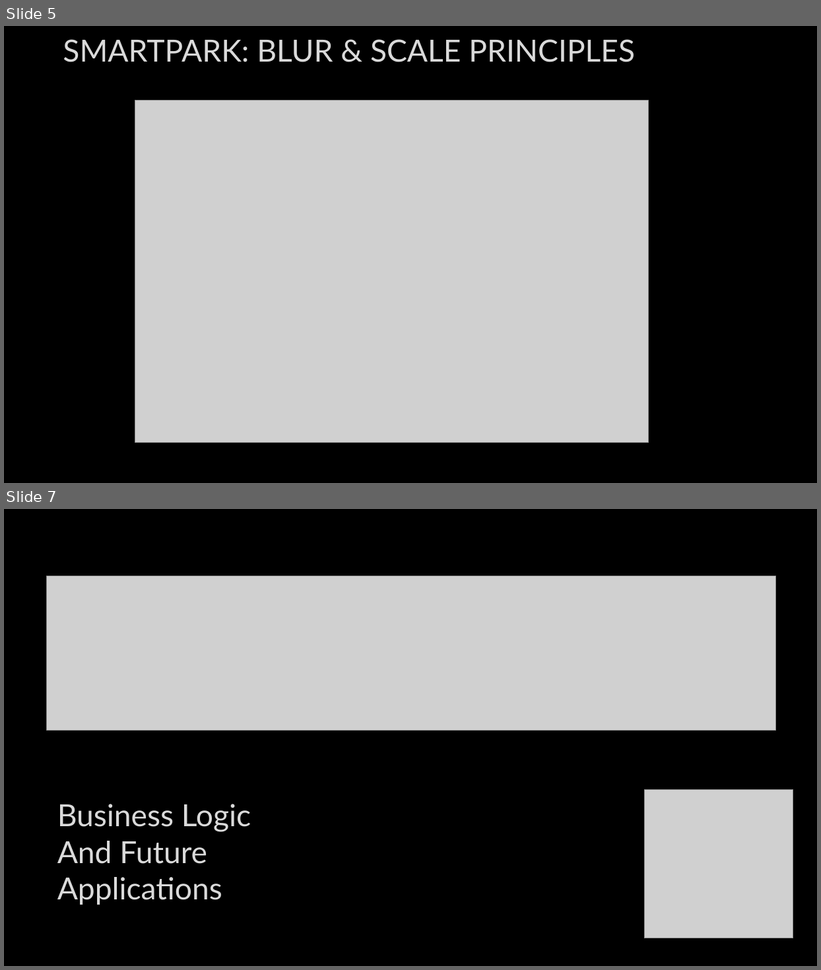
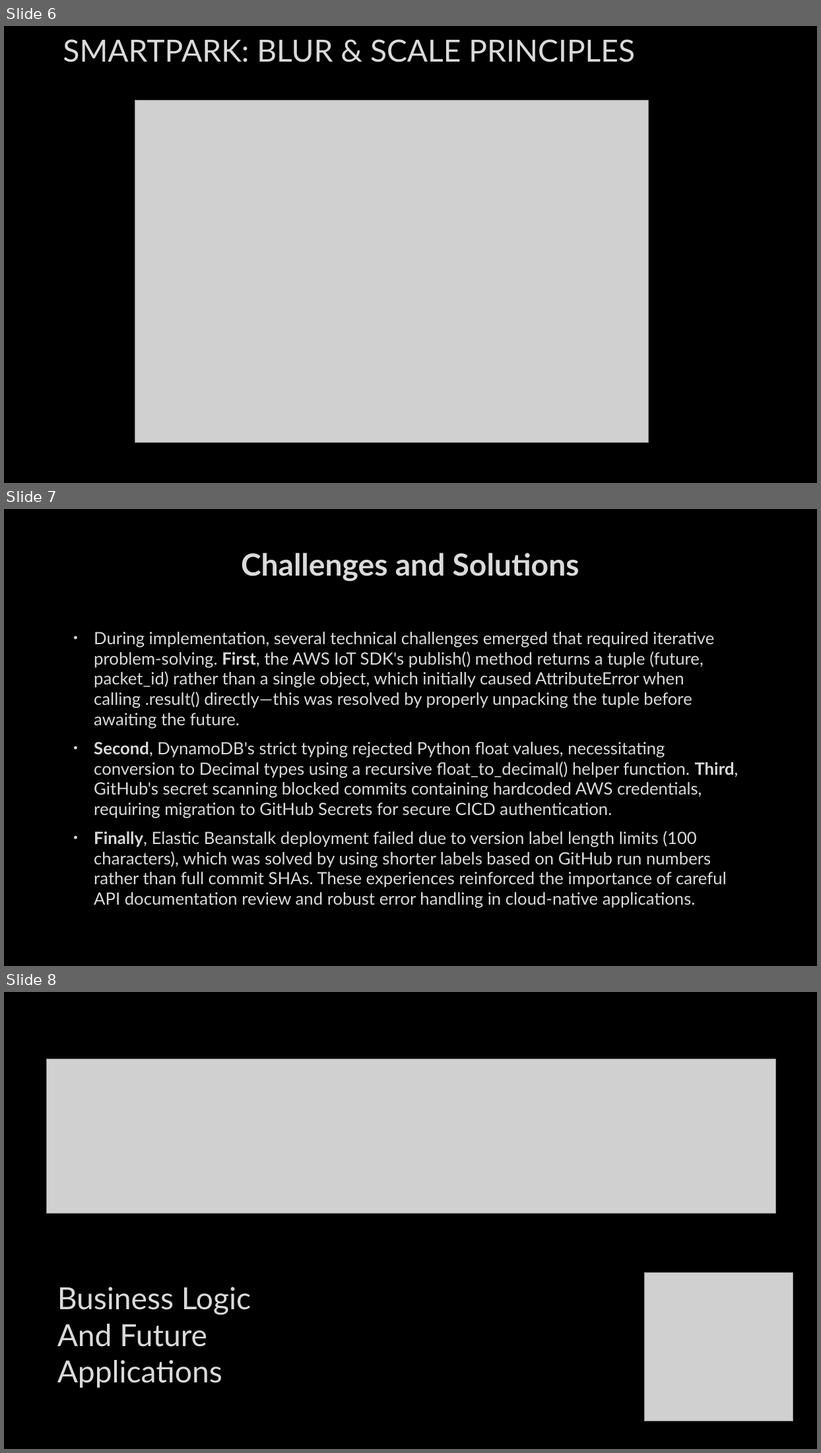
Before and after one commit to jeevanjot011/SmartPark, a slide deck: Jeevanjot_Singh_FNE.pptx. Shown one above the other, each under a label of ours: slides 5 and 7 before the commit, slides 6, 7 and 8 after it; the slides between them are not shown. The pictures are 821x970 and 821x1453 pixels, drawn with LibreOffice and Linux fonts; fonts in the diff are those of the drawing; grey boxes stand for pictures; background and template pictures are left out. Boxes give left, top, right and bottom in pixels: in the first picture for what was removed or moved away, otherwise in the second. Text is boxed around its words. In the diff, an @@ line names an element or a change of style, - is before the commit and + after.

```diff
--- a/Jeevanjot_Singh_FNE.pptx
+++ b/Jeevanjot_Singh_FNE.pptx
@@ slide 7 added at [4, 509, 817, 966], background picture (left out) @@
@@ title added at [241, 553, 580, 582], 36 pt, text #DADADA, bold @@
+Challenges and Solutions
@@ text added at [94, 632, 739, 905], 20 pt, text #DADADA @@
+• During implementation, several technical challenges emerged that required iterative problem-solving. First, the AWS IoT SDK's publish() method returns a tuple (future, packet_id) rather than a single object, which initially caused AttributeError when calling .result() directly—this was resolved by properly unpacking the tuple before awaiting the future.
+• Second, DynamoDB's strict typing rejected Python float values, necessitating conversion to Decimal types using a recursive float_to_decimal() helper function. Third, GitHub's secret scanning blocked commits containing hardcoded AWS credentials, requiring migration to GitHub Secrets for secure CICD authentication.
+• Finally, Elastic Beanstalk deployment failed due to version label length limits (100 characters), which was solved by using shorter labels based on GitHub run numbers rather than full commit SHAs. These experiences reinforced the importance of careful API documentation review and robust error handling in cloud-native applications.
@@ what was slide 5 is now slide 6 @@
@@ what was slide 7 is now slide 8 @@
```
